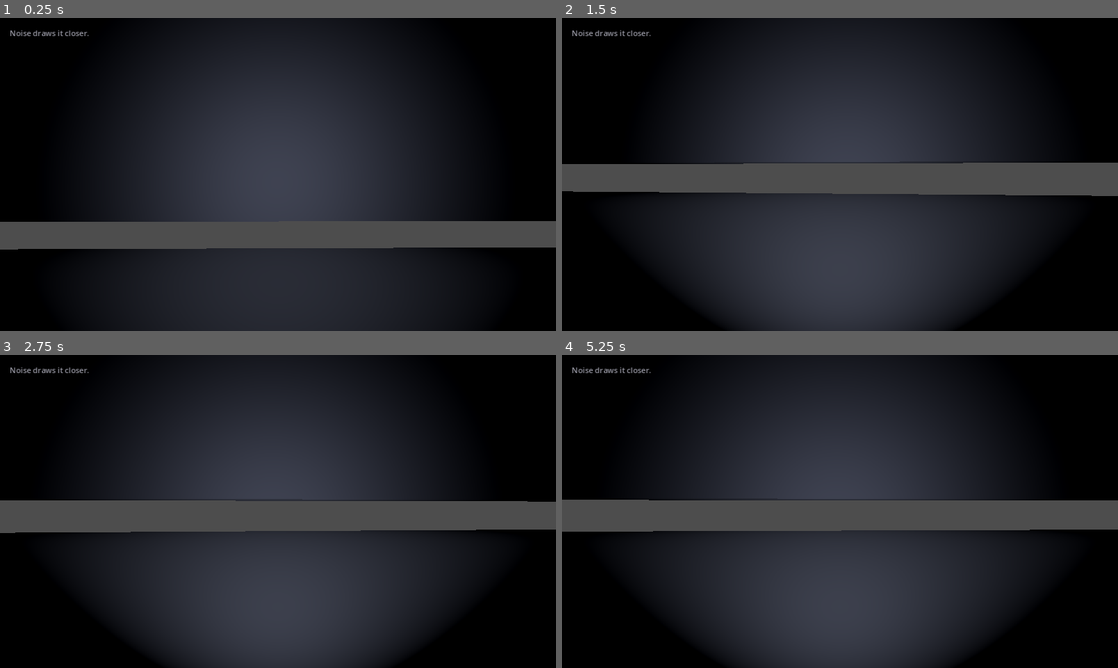
Above: before the commit, frames 1-4 (two rows, left to right).
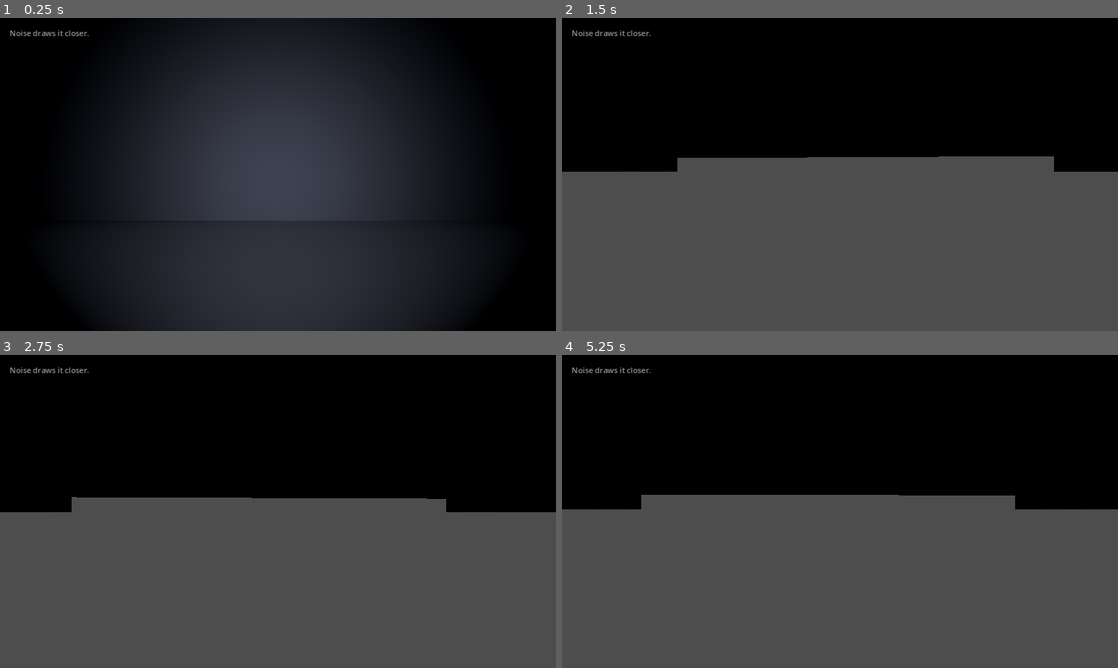
Above: after the commit, the same moments.

Repository: vangohner/HollowCrawl
Game: Godot game, scene res://scenes/main.tscn
Two runs of this game, one before a commit and one after it. Both use one fixed random seed, a clock stepped at 60 frames per second and the inputs below.
Inputs (mouse positions are in pixels of both pictures, inside the frame that each line leads up to):
- Up to frame 1 (0.25 s): no input
- Up to frame 2 (1.5 s): move the mouse to (867, 174) at 0.52 s; move the mouse to (812, 174) at 1.27 s
- Up to frame 3 (2.75 s): move the mouse to (289, 505) at 2.02 s
- Up to frame 4 (5.25 s): tap Enter at 2.75, 4.25 s; move the mouse to (834, 517) at 2.77 s; tap Space at 3.5 s; move the mouse to (878, 514) at 3.52 s; move the mouse to (795, 508) at 4.27 s; move the mouse to (845, 511) at 5.02 s

The runs differ from the first frame. In frame 1, 8.6% of the frame differs, in the area x 0-100%, y 64-74%; in frame 2, 63%; in frame 3, 63%, in the area x 0-100%, y 0-100%; in frame 4, 63%.
Error before the commit: Invalid assignment of property or key 'radius' with value of type 'float' on a base object of type 'CylinderMesh'. (res://scripts/level.gd:119)
Error after the commit: Parse Error: Expected statement, found "." instead. (res://scripts/breath_player.gd:27)

Commit message:
Fix player movement and add ambience

Diff:
--- a/scenes/main.tscn
+++ b/scenes/main.tscn
@@ -1,12 +1,16 @@
-[gd_scene load_steps=6 format=3]
+[gd_scene load_steps=7 format=3]
 
 [ext_resource type="PackedScene" path="res://scenes/player.tscn" id="1"]
 [ext_resource type="PackedScene" path="res://scenes/stalker.tscn" id="2"]
 [ext_resource type="Script" path="res://scripts/level.gd" id="3"]
 [ext_resource type="Script" path="res://scripts/main.gd" id="4"]
+[ext_resource type="Script" path="res://scripts/ambient_hum.gd" id="5"]
 
 [node name="Main" type="Node3D"]
 script = ExtResource("4")
+
+[node name="AmbientAudio" type="AudioStreamPlayer" parent="."]
+script = ExtResource("5")
 
 [node name="WorldLight" type="DirectionalLight3D" parent="."]
 rotation_degrees = Vector3(60, -30, 0)
--- a/scenes/player.tscn
+++ b/scenes/player.tscn
@@ -1,6 +1,7 @@
-[gd_scene load_steps=4 format=3]
+[gd_scene load_steps=5 format=3]
 
 [ext_resource type="Script" path="res://scripts/player.gd" id="1"]
+[ext_resource type="Script" path="res://scripts/breath_player.gd" id="2"]
 
 [sub_resource type="CapsuleShape3D" id="1"]
 radius = 0.4
@@ -30,6 +31,7 @@
 shadow_bias = 0.02
 
 [node name="Breath" type="AudioStreamPlayer3D" parent="."]
+script = ExtResource("2")
 unit_size = 6.0
 attenuation_filter_cutoff_hz = 1000.0
 max_distance = 20.0
--- /dev/null
+++ b/scripts/ambient_hum.gd
@@ -0,0 +1,39 @@
+extends AudioStreamPlayer
+
+@export var hum_frequency_hz: float = 65.0
+@export var modulation_frequency_hz: float = 0.45
+@export var modulation_depth: float = 0.25
+
+var _generator: AudioStreamGenerator
+var _mix_rate: float = 44100.0
+var _phase: float = 0.0
+var _modulation_phase: float = 0.0
+
+func _ready() -> void:
+    _generator = AudioStreamGenerator.new()
+    _generator.mix_rate = _mix_rate
+    _generator.buffer_length = 0.35
+    stream = _generator
+    volume_db = -12.0
+    play()
+    set_process(true)
+
+func _process(delta: float) -> void:
+    var playback := get_stream_playback()
+    if playback == null:
+        return
+    var generator_playback := playback as AudioStreamGeneratorPlayback
+    if generator_playback == null:
+        return
+    var frames_available: int = generator_playback.get_frames_available()
+    if frames_available <= 0:
+        return
+    var phase_step: float = (TAU * hum_frequency_hz) / _mix_rate
+    var mod_step: float = (TAU * modulation_frequency_hz) / _mix_rate
+    for i in range(frames_available):
+        var base_sample: float = sin(_phase)
+        _phase = fposmod(_phase + phase_step, TAU)
+        var modulation: float = 1.0 - modulation_depth + sin(_modulation_phase) * modulation_depth
+        _modulation_phase = fposmod(_modulation_phase + mod_step, TAU)
+        var sample: float = base_sample * modulation
+        generator_playback.push_frame(Vector2(sample, sample))
--- /dev/null
+++ b/scripts/breath_player.gd
@@ -0,0 +1,60 @@
+extends AudioStreamPlayer3D
+
+@export var breath_duration: float = 1.2
+@export var tone_frequency_hz: float = 180.0
+@export var noise_amount: float = 0.45
+
+var _generator: AudioStreamGenerator
+var _mix_rate: float = 44100.0
+var _phase: float = 0.0
+var _frames_written: int = 0
+var _total_frames: int = 0
+var _playback: AudioStreamGeneratorPlayback
+
+func _ready() -> void:
+    _generator = AudioStreamGenerator.new()
+    _generator.mix_rate = _mix_rate
+    _generator.buffer_length = 0.5
+    stream = _generator
+    attenuation_filter_cutoff_hz = 1400.0
+    volume_db = -10.0
+    set_process(true)
+
+func play(from_position: float = 0.0) -> void:
+    _total_frames = int(breath_duration * _mix_rate)
+    _frames_written = 0
+    _phase = 0.0
+    .play(from_position)
+    _playback = get_stream_playback() as AudioStreamGeneratorPlayback
+    if _playback:
+        _playback.clear_buffer()
+
+func stop() -> void:
+    .stop()
+    _frames_written = 0
+    _total_frames = 0
+    if _playback:
+        _playback.clear_buffer()
+
+func _process(delta: float) -> void:
+    if _total_frames <= 0:
+        return
+    if _playback == null:
+        _playback = get_stream_playback() as AudioStreamGeneratorPlayback
+        if _playback == null:
+            return
+    var frames_available: int = min(_playback.get_frames_available(), _total_frames - _frames_written)
+    if frames_available <= 0:
+        return
+    var phase_step: float = (TAU * tone_frequency_hz) / _mix_rate
+    for i in range(frames_available):
+        var progress: float = float(_frames_written) / float(_total_frames)
+        var envelope: float = sin(progress * PI)
+        var tonal: float = sin(_phase) * 0.35
+        _phase = fposmod(_phase + phase_step, TAU)
+        var noise: float = (randf() * 2.0 - 1.0) * noise_amount
+        var sample: float = (tonal + noise) * envelope
+        _playback.push_frame(Vector2(sample, sample))
+        _frames_written += 1
+    if _frames_written >= _total_frames:
+        _total_frames = 0
--- a/scripts/level.gd
+++ b/scripts/level.gd
@@ -5,6 +5,7 @@
 @export var cell_size: float = 6.0
 @export var wall_height: float = 4.0
 @export var wall_thickness: float = 0.5
+@export var floor_thickness: float = 0.25
 @export var map_layout: Array[String] = [
     "########################",
     "#....#...........#.....#",
@@ -56,17 +57,17 @@
     floor_body.name = "Floor_%s_%s" % [cell.x, cell.y]
     var mesh_instance: MeshInstance3D = MeshInstance3D.new()
     var mesh: BoxMesh = BoxMesh.new()
-    mesh.size = Vector3(cell_size, 0.2, cell_size)
+    mesh.size = Vector3(cell_size, floor_thickness, cell_size)
     mesh_instance.mesh = mesh
     mesh_instance.material_override = _create_floor_material()
-    mesh_instance.position = Vector3(0, -0.6, 0)
+    mesh_instance.position = Vector3(0, -floor_thickness * 0.5, 0)
     floor_body.add_child(mesh_instance)
 
     var collision: CollisionShape3D = CollisionShape3D.new()
     var shape: BoxShape3D = BoxShape3D.new()
-    shape.size = Vector3(cell_size, 0.2, cell_size)
+    shape.size = Vector3(cell_size, floor_thickness, cell_size)
     collision.shape = shape
-    collision.position = Vector3.ZERO
+    collision.position = Vector3(0, -floor_thickness * 0.5, 0)
     floor_body.add_child(collision)
 
     floor_body.position = grid_to_world(cell)
--- a/scripts/player.gd
+++ b/scripts/player.gd
@@ -21,6 +21,9 @@
 var _recovery_timer: float = 0.0
 var _head_bob_time: float = 0.0
 var _flashlight_active: bool = true
+var _camera_pitch_deg: float = 0.0
+var _camera_base_rotation: Vector3 = Vector3.ZERO
+var _sway_rotation: Vector3 = Vector3.ZERO
 
 @onready var _camera: Camera3D = $Camera
 @onready var _flashlight: SpotLight3D = $Camera/Flashlight
@@ -31,21 +34,29 @@
     stamina = stamina_max
     emit_signal("stamina_changed", stamina / stamina_max)
     _flashlight.visible = _flashlight_active
+    _camera_base_rotation = _camera.rotation_degrees
+    _camera_pitch_deg = _camera_base_rotation.x
+    _apply_camera_rotation()
 
 func _input(event: InputEvent) -> void:
     if event is InputEventMouseMotion:
         rotate_y(deg_to_rad(-event.relative.x * mouse_sensitivity))
-        var pitch: float = clampf(_camera.rotation_degrees.x - event.relative.y * mouse_sensitivity, -89.0, 89.0)
-        _camera.rotation_degrees.x = pitch
+        _camera_pitch_deg = clampf(_camera_pitch_deg - event.relative.y * mouse_sensitivity, -89.0, 89.0)
+        _apply_camera_rotation()
     elif event.is_action_pressed("flashlight_toggle"):
         _flashlight_active = !_flashlight_active
         _flashlight.visible = _flashlight_active
 
 func _physics_process(delta: float) -> void:
-    var input_dir: Vector3 = Vector3.ZERO
-    input_dir.x = Input.get_action_strength("move_right") - Input.get_action_strength("move_left")
-    input_dir.z = Input.get_action_strength("move_backward") - Input.get_action_strength("move_forward")
-    input_dir = input_dir.normalized()
+    var input_vector: Vector2 = Input.get_vector("move_left", "move_right", "move_forward", "move_backward")
+    var local_basis: Basis = global_transform.basis
+    var forward: Vector3 = -local_basis.z
+    var right: Vector3 = local_basis.x
+    var move_direction: Vector3 = (right * input_vector.x) + (forward * -input_vector.y)
+    var move_strength: float = move_direction.length()
+    move_strength = clampf(move_strength, 0.0, 1.0)
+    if move_strength > 0.0:
+        move_direction /= move_strength
 
     if not is_on_floor():
         velocity.y -= gravity * delta
@@ -54,7 +65,7 @@
 
     var target_speed: float = walk_speed
     var is_running: bool = false
-    if Input.is_action_pressed("run") and stamina > 0.1 and input_dir.length() > 0.0:
+    if Input.is_action_pressed("run") and stamina > 0.1 and move_strength > 0.0:
         target_speed = run_speed
         stamina = max(0.0, stamina - stamina_drain_rate * delta)
         _recovery_timer = 0.0
@@ -68,17 +79,13 @@
 
     emit_signal("stamina_changed", stamina / stamina_max)
 
-    var local_basis: Basis = global_transform.basis
-    var forward: Vector3 = -local_basis.z
-    var right: Vector3 = local_basis.x
-
-    var target_velocity: Vector3 = (forward * input_dir.z + right * input_dir.x) * target_speed
+    var target_velocity: Vector3 = move_direction * target_speed
     velocity.x = lerp(velocity.x, target_velocity.x, acceleration * delta)
     velocity.z = lerp(velocity.z, target_velocity.z, acceleration * delta)
 
     move_and_slide()
 
-    _update_head_bob(delta, target_speed, input_dir.length())
+    _update_head_bob(delta, target_speed, move_strength)
     _update_sway(delta)
 
     var movement_intensity: float = clampf(target_velocity.length() / run_speed, 0.0, 1.0)
@@ -104,7 +111,10 @@
         var center: Vector2 = viewport.size / 2.0
         var offset: Vector2 = (mouse_pos - center) / center
         var sway: Vector3 = Vector3(-offset.y, -offset.x, 0.0) * sway_amount
-        _camera.rotation = _camera.rotation.lerp(Vector3(deg_to_rad(sway.x), deg_to_rad(sway.y), 0.0), delta * sway_smooth)
+        _sway_rotation = _sway_rotation.lerp(sway, delta * sway_smooth)
+    else:
+        _sway_rotation = _sway_rotation.lerp(Vector3.ZERO, delta * sway_smooth)
+    _apply_camera_rotation()
 
 func apply_shake(amount: float) -> void:
     _head_bob_time += amount * 0.5
@@ -113,3 +123,9 @@
     if _breath.stream and not _breath.playing:
         _breath.pitch_scale = randf_range(0.85, 1.1)
         _breath.play()
+
+func _apply_camera_rotation() -> void:
+    var base_rotation: Vector3 = _camera_base_rotation
+    base_rotation.x = _camera_pitch_deg
+    var target_rotation: Vector3 = base_rotation + _sway_rotation
+    _camera.rotation_degrees = target_rotation
